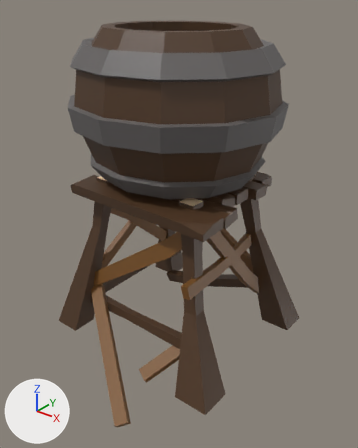
Two versions of the FBX model PFA-Projet Racine/Assets/Import/Mesh Blender/RESERVE EAU/RESERVE EAU 1.fbx, one commit apart.
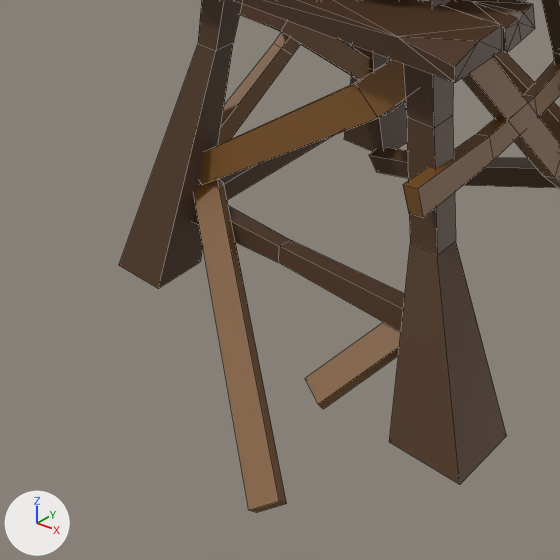
Old and new are each drawn whole from a 50 mm camera at (3.34, -8.21, 6.3) aimed at (-1.77, -1.82, 2.34) and again close up on the part from 2% to 69% of the width and 46% to 100% of the height. The lights are fixed; the arrows at lower left show +X, +Y and +Z. The older version's two pictures come first. The close-ups show mesh edges as thin lines. Where no turn or scale is listed for an object, it has been applied to the vertices.
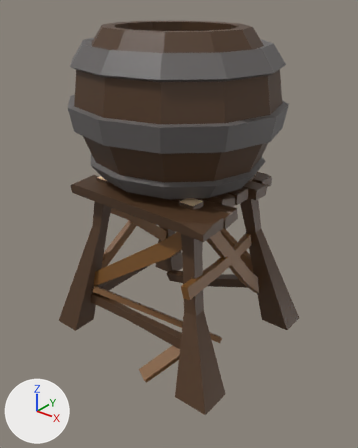
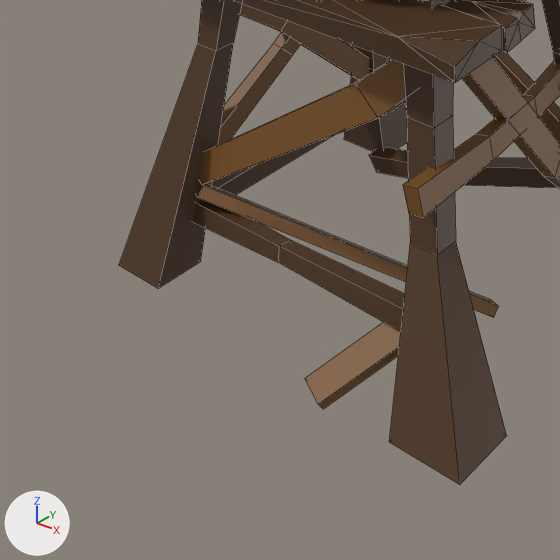
Where the newer file only moved an object's origin or applied its transform, the numbers keep the older frame.

What the commit changed:
me_cube_010 is used by ob_cube_013; location (0.0, 0.0, 0.0).
me_cube_010 had 643 vertices, 630 faces and spanned x -3.99..0.01, y -4.28..0.72, z -0.31..5.69.
me_cube_010 now has 643 vertices, 630 faces and spans x -3.99..0.01, y -3.47..0.72, z -0.31..5.69.
me_cube_010 part 1: the loose piece of 8 vertices spanning x -3.2..-0.97, y -4.28..-2.64, z -0.31..1.01 is mirrored in y about its middle, then moved by (0.0, 1.35, 0.0).
Other edits to the shape of me_cube_010 do not show in these pictures.

Changed parts and their boxes [x1, y1, x2, y2] in the close-ups (560 x 560 px; the box of a moved part takes in the faces that stretch with it):
'Cube.013', reshaped: before [119, 0, 560, 513]; after [119, 0, 560, 484]
part 1 of me_cube_010, moved or reshaped: before [194, 179, 287, 513]; after [197, 184, 499, 318]
